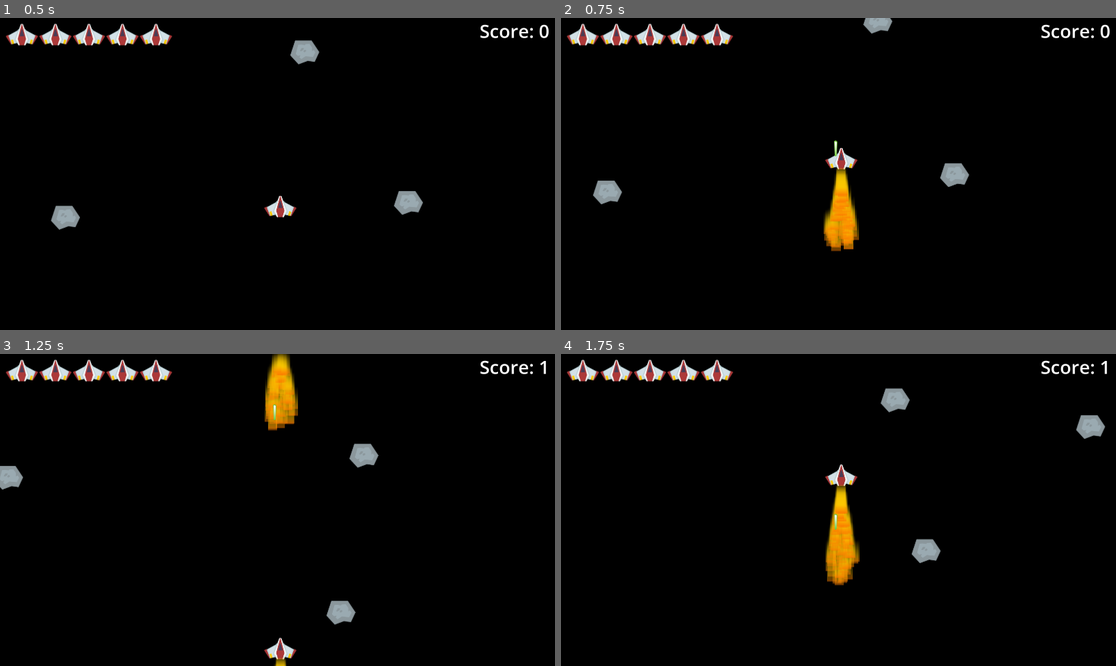
Above: before the commit, frames 1-4 (two rows, left to right).
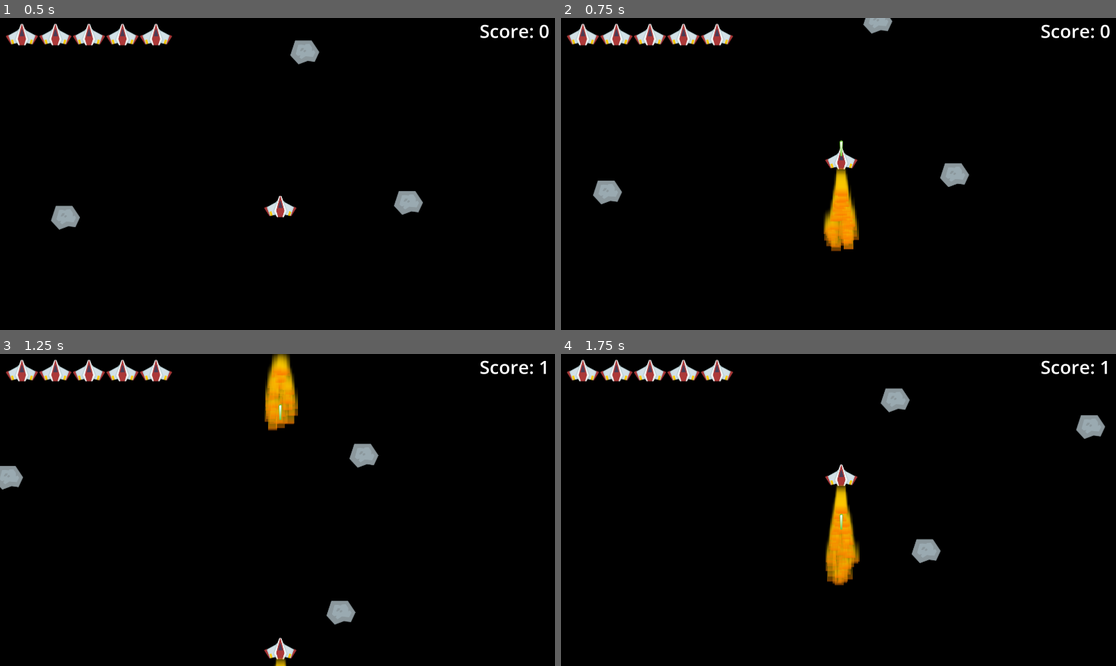
Above: after the commit, the same moments.

Repository: Dripcoding/godot-asteroids
Game: Godot game, scene res://game.tscn
Two runs of this game, one before a commit and one after it. Both use one fixed random seed, a clock stepped at 60 frames per second and the inputs below.
Inputs:
- Up to frame 1 (0.5 s): no input
- Up to frame 2 (0.75 s): hold W (up) from 0.53 s (still down); tap Space (shoot) at 0.6 s
- Up to frame 3 (1.25 s): keep holding W (up)
- Up to frame 4 (1.75 s): keep holding W (up); tap Space (shoot) at 1.35 s

Frame 1 is identical in both runs. In frame 2, less than 0.1% of the frame differs, in the area x 49-51%, y 39-45%; in frame 3, less than 0.1%; in frame 4, less than 0.1%.

Commit message:
fix: laser spawn point offset

Diff:
--- a/player.gd
+++ b/player.gd
@@ -102,6 +102,8 @@
 
 func gain_extra_laser() -> void:
 	has_extra_laser = true
+	%LaserSpawnPoint.position = Vector2(-20, -96)
+	%LaserSpawnPoint2.position = Vector2(20, -96)
 
 
 
--- a/player.tscn
+++ b/player.tscn
@@ -13,7 +13,7 @@
 
 [node name="LaserSpawnPoint" type="Marker2D" parent="Sprite2D" unique_id=1221231387]
 unique_name_in_owner = true
-position = Vector2(-20, -96)
+position = Vector2(0, -96)
 
 [node name="LaserSpawnPoint2" type="Marker2D" parent="Sprite2D" unique_id=1221231388]
 unique_name_in_owner = true
--- a/power_up_spawner.gd
+++ b/power_up_spawner.gd
@@ -34,7 +34,7 @@
 
 func _spawn_powerup() -> void:
 	print('SPAWNING POWERUP')
-	var powerup = powerups['extra_laser'].instantiate()
+	var powerup = powerups['extra_life'].instantiate()
 	powerup.global_position = _determine_powerup_position()
 	current_powerup = powerup
 	add_child(powerup)
